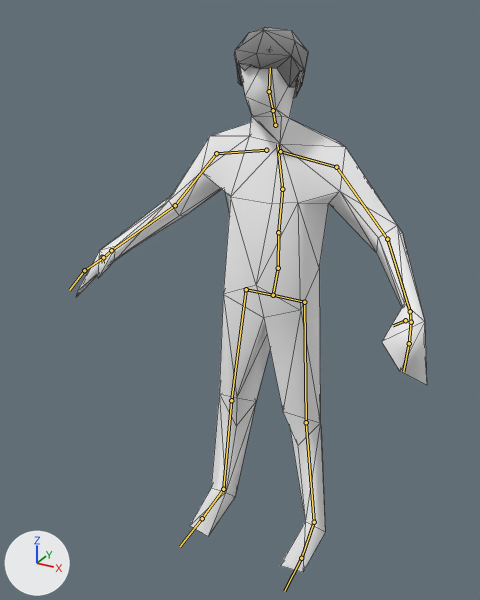
Renders of the glTF model assets/avanto/guy.glb from each side of a commit.
Before and after are seen from a 50 mm lens placed at (0.879, -1.828, 1.807), pointed at (-0.019, -0.197, 0.992). The lights are fixed; the arrows at lower left show +X, +Y and +Z. The bones that bend it are drawn over the model as lines. Mesh edges are drawn as thin lines.

Objects in the first picture: 'body', 'hair'.
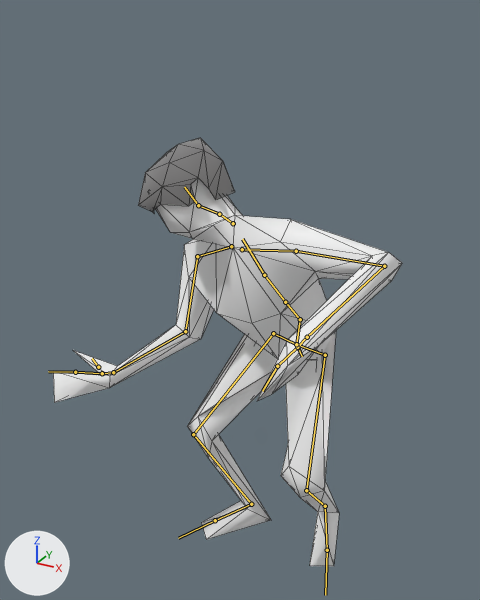
The newer file adds an action. The first version stands in its rest pose; the second is drawn at frame 100 of the action 'dancing'.

Pixel boxes [x1, y1, x2, y2] of what changed, in the pictures (480 x 600 px):
'body', posed (23% shorter): before [76, 66, 427, 572]; after [53, 178, 402, 566]
'hair', posed (31% wider): before [234, 27, 308, 98]; after [138, 138, 235, 213]
bone 'Hips', root to tip: before (273, 295) to (278, 268); after (296, 344) to (300, 319)
bone 'LeftUpLeg', root to tip: before (304, 302) to (306, 422); after (325, 355) to (306, 490)
bone 'LeftLeg', root to tip: before (306, 422) to (314, 522); after (306, 490) to (325, 506)
bone 'LeftFoot', root to tip: before (314, 522) to (301, 558); after (325, 506) to (327, 550)
bone 'LowerBack', root to tip: before (278, 268) to (278, 232); after (300, 319) to (285, 302)
bone 'Spine', root to tip: before (278, 232) to (282, 189); after (285, 302) to (264, 275)
bone 'Spine1', root to tip: before (282, 189) to (277, 144); after (264, 275) to (242, 239)
bone 'LeftShoulder', root to tip: before (280, 151) to (336, 167); after (242, 249) to (296, 251)
bone 'LeftArm', root to tip: before (336, 167) to (387, 239); after (296, 251) to (384, 266)
bone 'LeftForeArm', root to tip: before (387, 239) to (410, 311); after (384, 266) to (307, 337)
bone 'LeftHand', root to tip: before (410, 311) to (411, 322); after (307, 337) to (297, 347)
bone 'Neck', root to tip: before (275, 125) to (273, 110); after (233, 223) to (219, 214)
bone 'Neck1', root to tip: before (273, 110) to (269, 91); after (219, 214) to (198, 205)
bone 'RightShoulder', root to tip: before (266, 150) to (216, 153); after (231, 246) to (197, 256)
bone 'RightArm', root to tip: before (216, 153) to (175, 205); after (197, 256) to (185, 331)
bone 'RightForeArm', root to tip: before (175, 205) to (111, 250); after (185, 331) to (113, 372)
bone 'RightHand', root to tip: before (111, 250) to (103, 257); after (113, 372) to (102, 373)
bone 'RightUpLeg', root to tip: before (246, 289) to (231, 400); after (273, 333) to (193, 434)
bone 'RightLeg', root to tip: before (231, 400) to (223, 489); after (193, 434) to (251, 504)
bone 'RightFoot', root to tip: before (223, 489) to (202, 518); after (251, 504) to (215, 520)
bone 'RightToeBase', root to tip: before (202, 518) to (180, 546); after (215, 520) to (178, 538)

The change in detail:
Bone 'Hips' (bone_hips) moves from (0.0, 0.0, 0.0) to (0.09, -0.15, -0.059).
Bone 'Hips' (bone_hips) turns from (0, 0, 0) to (15, -11, -6) degrees about its own x, y and z.
Bone 'LeftUpLeg' (bone_leftupleg) turns from (0, 0, 0) to (-57, -25, 6) degrees about its own x, y and z.
Bone 'LeftLeg' (bone_leftleg) turns from (0, 0, 0) to (86, 0, 0) degrees about its own x, y and z.
Bone 'LeftFoot' (bone_leftfoot) turns from (0, 0, 0) to (-19, -3, -4) degrees about its own x, y and z.
Bone 'LowerBack' (bone_lowerback) turns from (0, 0, 0) to (28, 3, 2) degrees about its own x, y and z.
Bone 'Spine' (bone_spine) turns from (0, 0, 0) to (2, 4, 9) degrees about its own x, y and z.
Bone 'Spine1' (bone_spine1) turns from (0, 0, 0) to (-31, -10, 4) degrees about its own x, y and z.
Bone 'LeftShoulder' (bone_leftshoulder) turns from (0, 0, 0) to (-11, 17, 9) degrees about its own x, y and z.
Bone 'LeftArm' (bone_leftarm) turns from (0, 0, 0) to (5, 36, 35) degrees about its own x, y and z.
Bone 'LeftForeArm' (bone_leftforearm) turns from (0, 0, 0) to (59, -9, 43) degrees about its own x, y and z.
Bone 'LeftHand' (bone_lefthand) turns from (0, 0, 0) to (11, 33, -2) degrees about its own x, y and z.
Bone 'Neck' (bone_neck) turns from (0, 0, 0) to (5, -8, 25) degrees about its own x, y and z.
Bone 'Neck1' (bone_neck1) turns from (0, 0, 0) to (7, -4, 8) degrees about its own x, y and z.
Bone 'RightShoulder' (bone_rightshoulder) turns from (0, 0, 0) to (5, -20, 9) degrees about its own x, y and z.
Bone 'RightArm' (bone_rightarm) turns from (0, 0, 0) to (40, 6, 20) degrees about its own x, y and z.
Bone 'RightForeArm' (bone_rightforearm) turns from (0, 0, 0) to (8, -6, -22) degrees about its own x, y and z.
Bone 'RightHand' (bone_righthand) turns from (0, 0, 0) to (-13, 74, -42) degrees about its own x, y and z.
Bone 'RightUpLeg' (bone_rightupleg) turns from (0, 0, 0) to (-61, 18, -16) degrees about its own x, y and z.
Bone 'RightLeg' (bone_rightleg) turns from (0, 0, 0) to (73, 0, 0) degrees about its own x, y and z.
Bone 'RightFoot' (bone_rightfoot) turns from (0, 0, 0) to (-26, 6, 13) degrees about its own x, y and z.
Bone 'RightToeBase' (bone_righttoebase) turns from (0, 0, 0) to (7, -1, 7) degrees about its own x, y and z.
